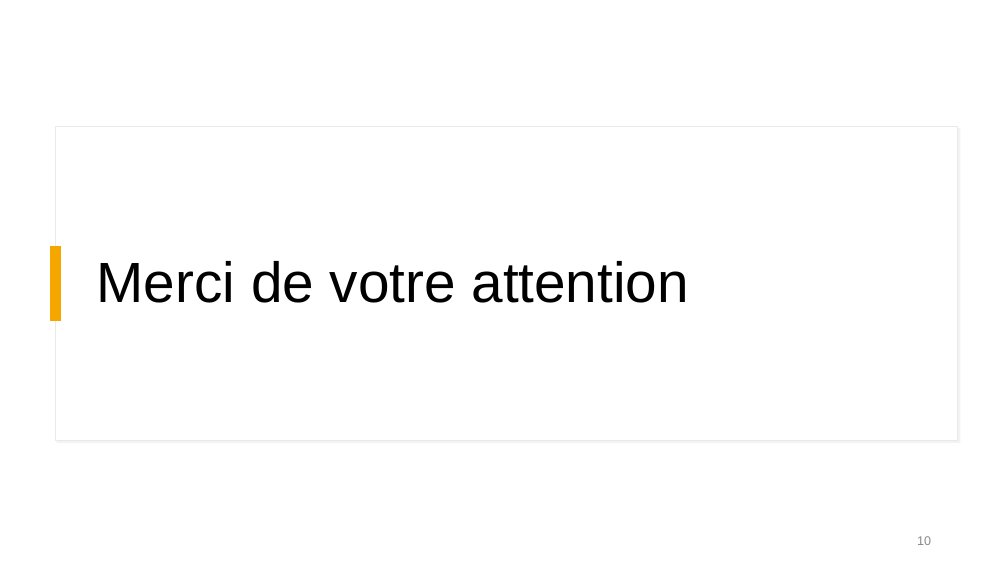
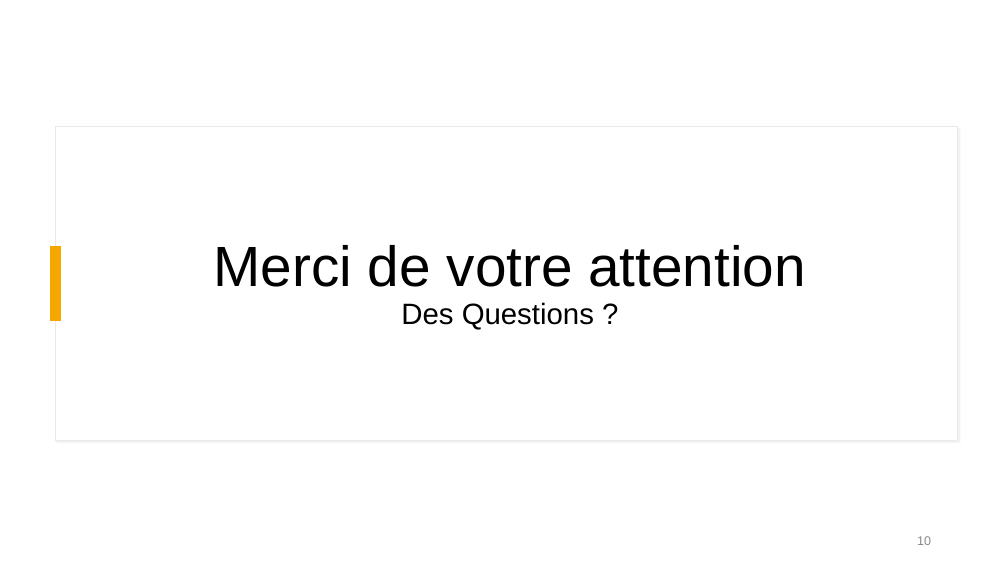
Before and after one commit to M-REEK/Avalanches, a slide deck: slide 10 of Presentation Oral/prez.odp. Drawn at 1008x567 pixels with LibreOffice and Linux fonts; fonts in the diff are those of the drawing. Boxes give left, top, right and bottom in pixels: in the first picture for what was removed or moved away, otherwise in the second. Text is boxed around its words. In the diff, an @@ line names an element or a change of style, - is before the commit and + after.

```diff
--- a/Presentation Oral/prez.odp
+++ b/Presentation Oral/prez.odp
@@ title at [214,245,805,329]: text changed @@
-Merci de votre attention
+Merci de votre attention
+Des Questions ?
```
Also in this commit, not shown: 5 other slides changed, 2 other files.
